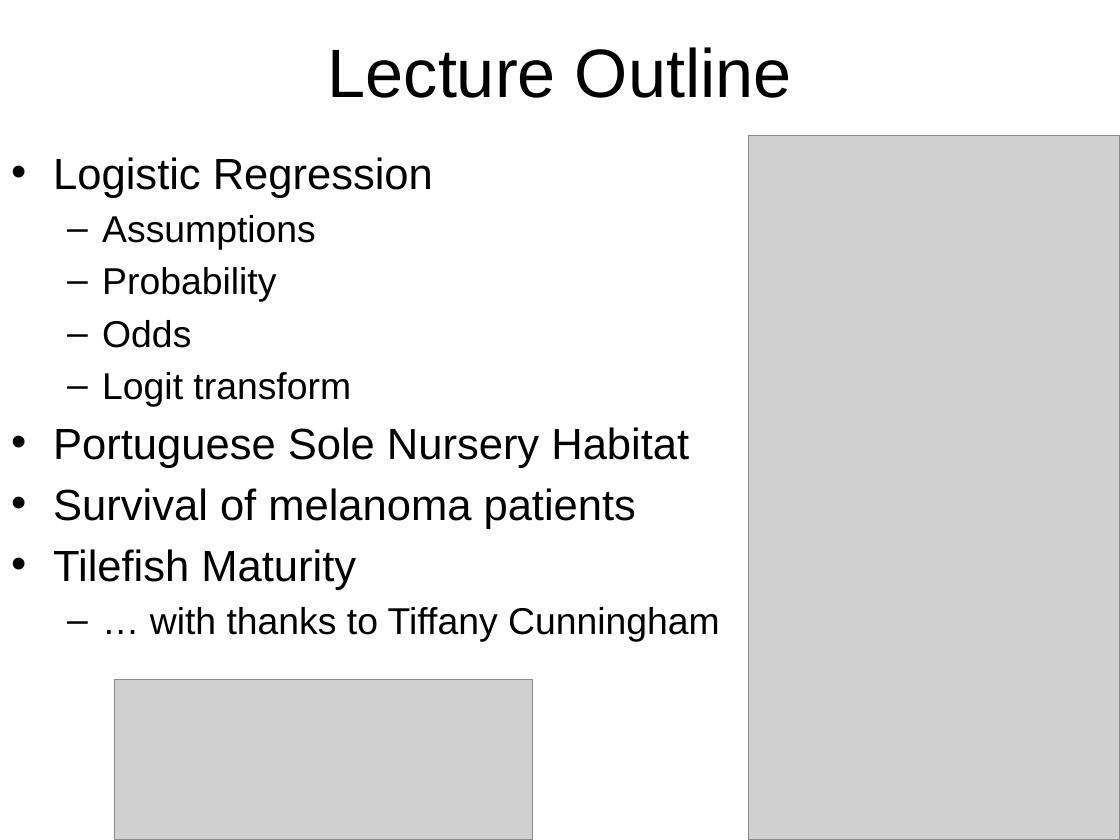
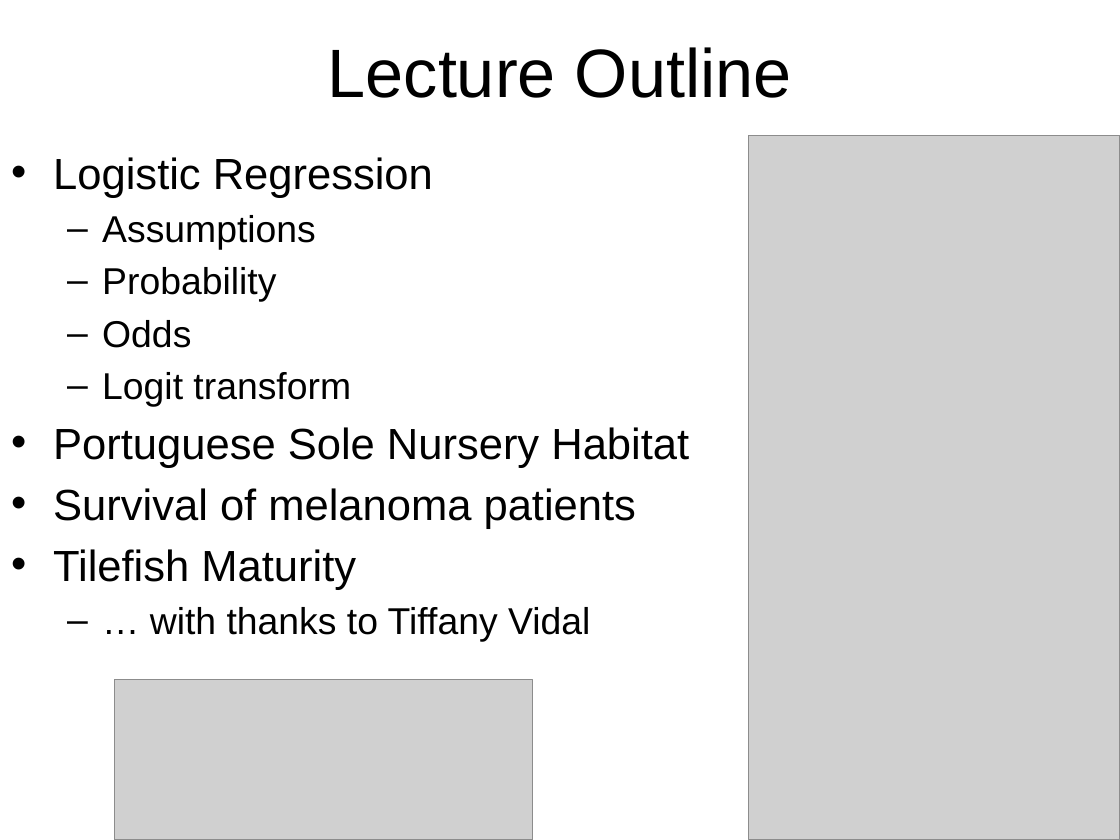
Before and after one commit to gavinfay/mar536-biolstats2-s25, a slide deck: slide 2 of docs/lectures/lec-07.pptx. Drawn at 1120x840 pixels with LibreOffice and Linux fonts; fonts in the diff are those of the drawing; grey boxes stand for pictures. Boxes give left, top, right and bottom in pixels: in the first picture for what was removed or moved away, otherwise in the second. Text is boxed around its words. In the diff, an @@ line names an element or a change of style, - is before the commit and + after.

```diff
--- a/docs/lectures/lec-07.pptx
+++ b/docs/lectures/lec-07.pptx
@@ text at [150,607,590,642]: text changed @@
-  – … with thanks to Tiffany Cunningham
+  – … with thanks to Tiffany Vidal
```
Also in this commit, not shown: 1 other slide changed, 13 other files.
